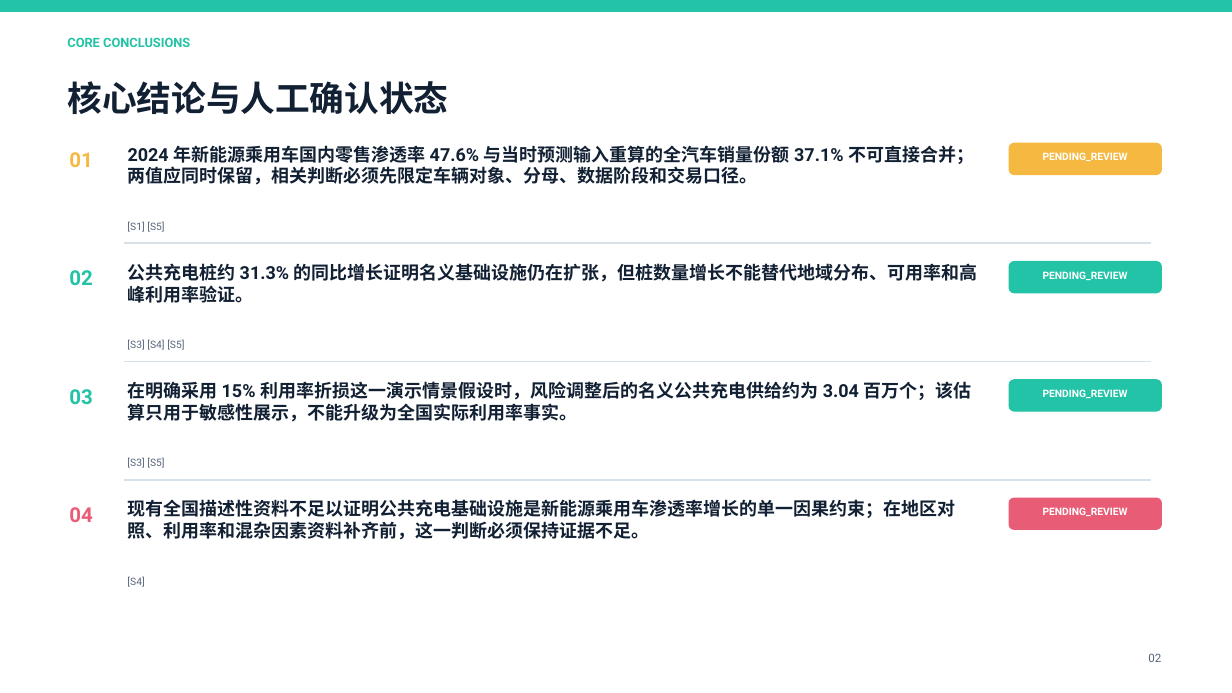
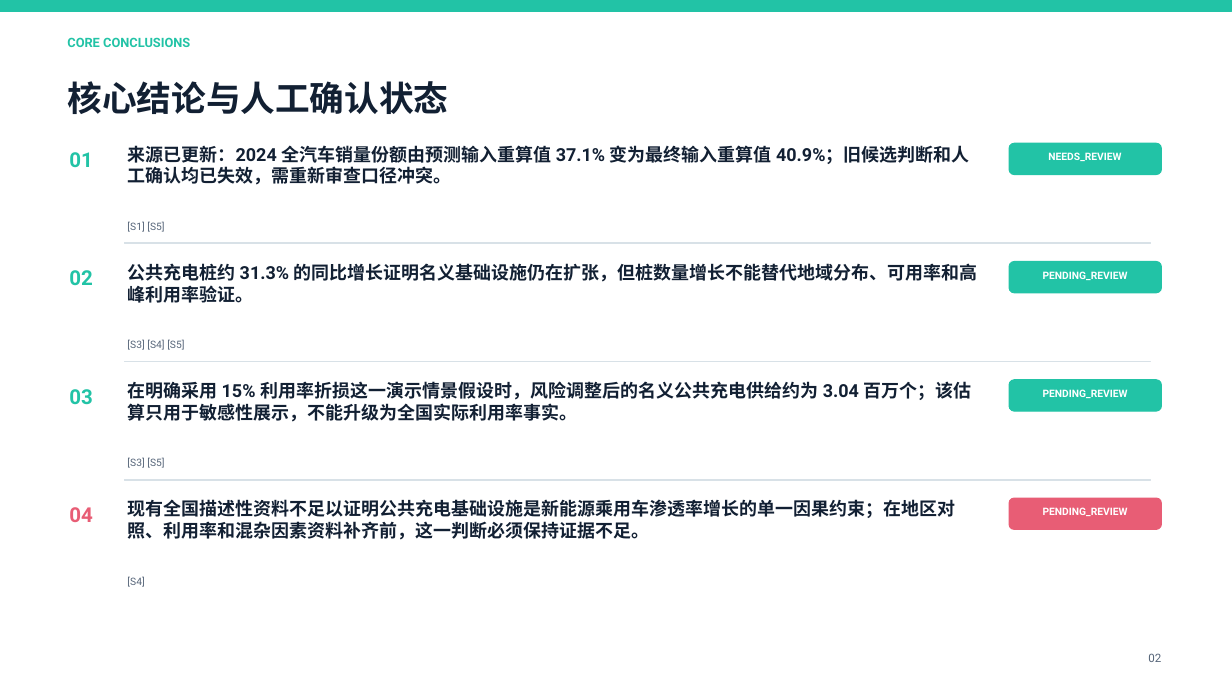
Before and after one commit to AdventureX-Ciallo/insightforge, a slide deck: slide 2 of demo-assets/insightforge-golden-fallback.pptx. Drawn at 1232x693 pixels with LibreOffice and Linux fonts; fonts in the diff are those of the drawing. Boxes give left, top, right and bottom in pixels: in the first picture for what was removed or moved away, otherwise in the second. Text is boxed around its words. In the diff, an @@ line names an element or a change of style, - is before the commit and + after.

Commit message:
重录演示视频与灾备 PPTX 至当前产品状态（版本链 v2 数据、新成果卡片）

```diff
--- a/demo-assets/insightforge-golden-fallback.pptx
+++ b/demo-assets/insightforge-golden-fallback.pptx
@@ text "01" at bbox=[69, 152, 92, 167]: text colour #F5B942 to #22C3A6 @@
@@ text at bbox=[128, 145, 970, 185]: text changed @@
-2024 年新能源乘用车国内零售渗透率 47.6% 与当时预测输入重算的全汽车销量份额 37.1% 不可直接合并；两值应同时保留，相关判断必须先限定车辆对象、分母、数据阶段和交易口径。
+来源已更新：2024 全汽车销量份额由预测输入重算值 37.1% 变为最终输入重算值 40.9%；旧候选判断和人工确认均已失效，需重新审查口径冲突。
@@ rounded rectangle at bbox=[1009, 143, 1162, 175]: fill #F5B942 to #22C3A6; outline #F5B942 0.75 pt to #22C3A6 0.75 pt @@
@@ text at bbox=[1048, 152, 1121, 161]: text changed @@
-PENDING_REVIEW
+NEEDS_REVIEW
```
Also in this commit, not shown: 2 other slides changed, 1 other file.
